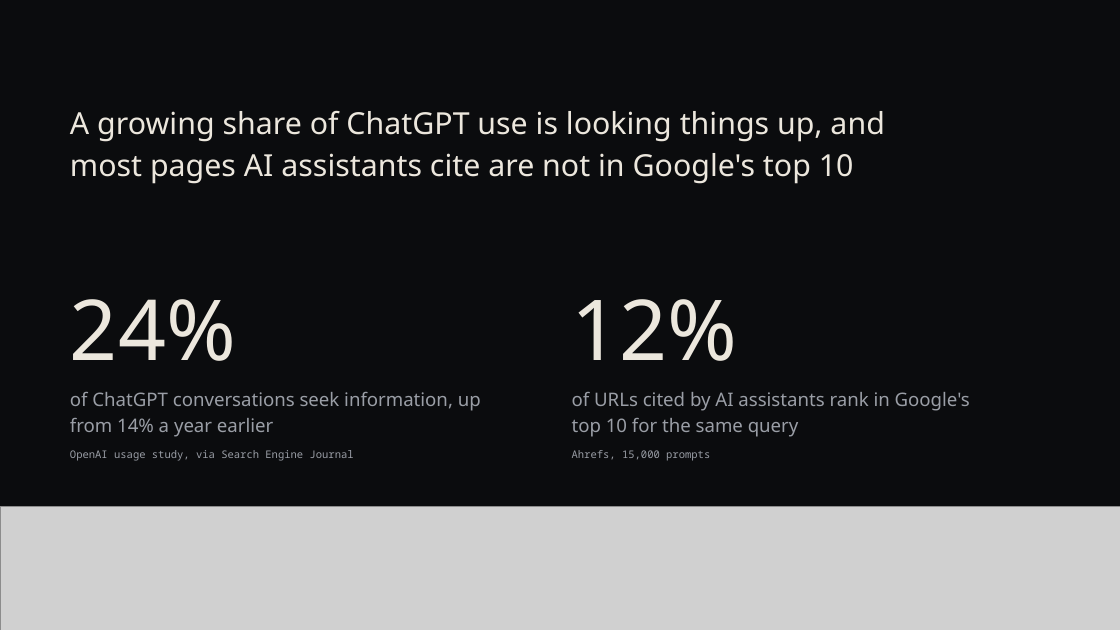
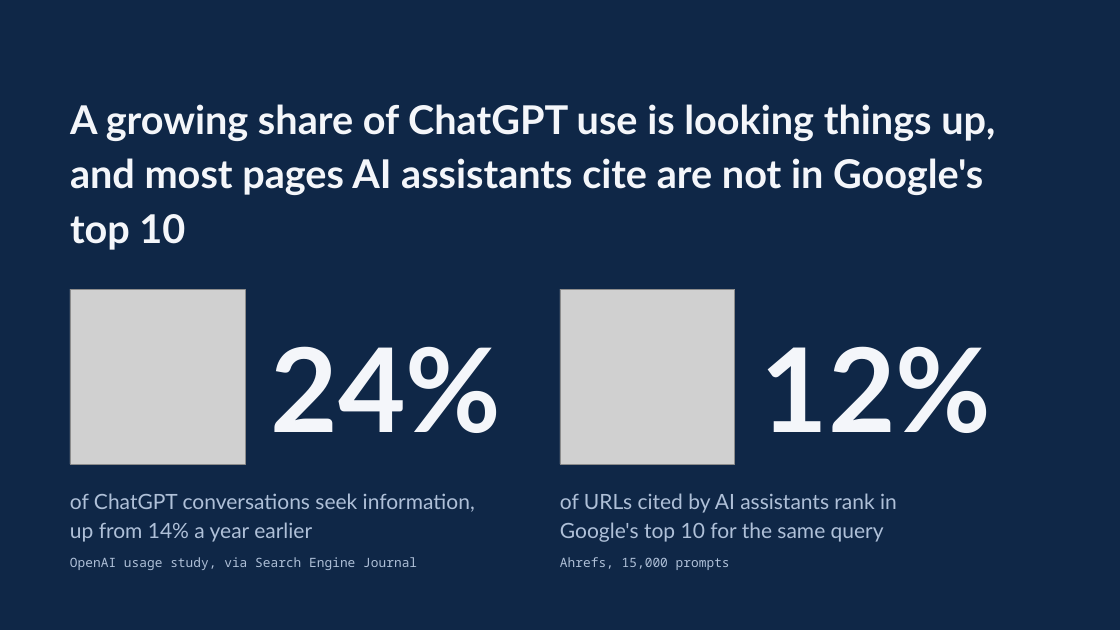
Before and after one commit to rgmwnn/geo-bank-visibility, a slide deck: slide 3 of deck/out/favoured-banks.pptx. Drawn at 1120x630 pixels with LibreOffice and Linux fonts; fonts in the diff are those of the drawing; grey boxes stand for pictures. Boxes give left, top, right and bottom in pixels: in the first picture for what was removed or moved away, otherwise in the second. Text is boxed around its words. In the diff, an @@ line names an element or a change of style, - is before the commit and + after.

```diff
--- a/deck/out/favoured-banks.pptx
+++ b/deck/out/favoured-banks.pptx
@@ background #0B0C0E to #0F2747 @@
@@ text "A growing share of ChatGPT ...": place and size @@
-text "A growing share of ChatGPT ..." at (70, 111, 884, 184)
+text "A growing share of ChatGPT ..." at (70, 104, 995, 250)
@@ text "A growing share of ChatGPT ..." at (70, 104, 995, 250): size 26 to 34 pt, font Noto Sans to Lato, text colour #ECE7DD to #F4F6FA, bold on @@
@@ picture added at (70, 289, 245, 464) @@
@@ text "24%" at (271, 346, 502, 433): size 72 to 100 pt, font Noto Sans to Lato, text colour #ECE7DD to #F4F6FA, bold on @@
@@ text "24%": place and size @@
-text "24%" at (70, 299, 236, 361)
+text "24%" at (271, 346, 502, 433)
@@ picture added at (560, 289, 735, 464) @@
@@ text "12%": place and size @@
-text "12%" at (572, 299, 738, 361)
+text "12%" at (761, 346, 992, 433)
@@ text "12%" at (761, 346, 992, 433): size 72 to 100 pt, font Noto Sans to Lato, text colour #ECE7DD to #F4F6FA, bold on @@
@@ picture removed at (0, 507, 1120, 630) @@
@@ text "of ChatGPT conversations seek information, ...": place and size @@
-text "of ChatGPT conversations seek information, ..." at (70, 392, 481, 437)
+text "of ChatGPT conversations seek information, ..." at (70, 493, 475, 542)
@@ text "of ChatGPT conversations seek information, ..." at (70, 493, 475, 542): size 16 to 18 pt, font Noto Sans to Lato, text colour #9A9EA6 to #AFC0D8 @@
@@ text "of URLs cited by AI ..." at (560, 493, 897, 542): size 16 to 18 pt, font Noto Sans to Lato, text colour #9A9EA6 to #AFC0D8 @@
@@ text "of URLs cited by AI ...": place and size @@
-text "of URLs cited by AI ..." at (572, 392, 970, 437)
+text "of URLs cited by AI ..." at (560, 493, 897, 542)
@@ text "OpenAI usage study, via Search ...": place and size @@
-text "OpenAI usage study, via Search ..." at (70, 450, 354, 461)
+text "OpenAI usage study, via Search ..." at (70, 557, 417, 570)
@@ text "OpenAI usage study, via Search ..." at (70, 557, 417, 570): size 9 to 11 pt, text colour #9A9EA6 to #AFC0D8 @@
@@ text "Ahrefs, 15,000 prompts" at (560, 557, 730, 570): size 9 to 11 pt, text colour #9A9EA6 to #AFC0D8 @@
@@ text "Ahrefs, 15,000 prompts": place and size @@
-text "Ahrefs, 15,000 prompts" at (572, 450, 710, 461)
+text "Ahrefs, 15,000 prompts" at (560, 557, 730, 570)
```
Also in this commit, not shown: 32 other slides changed.
